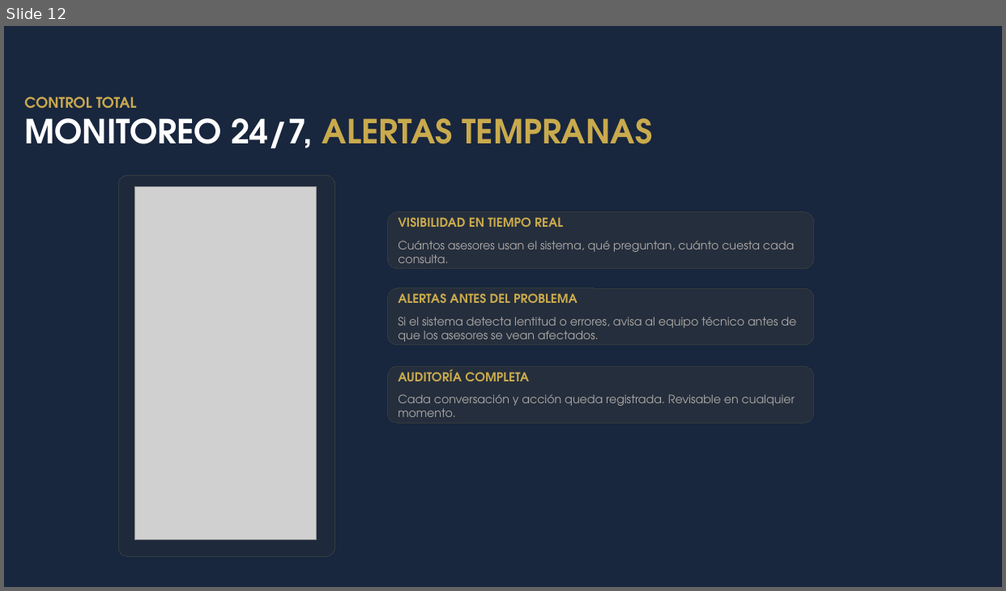
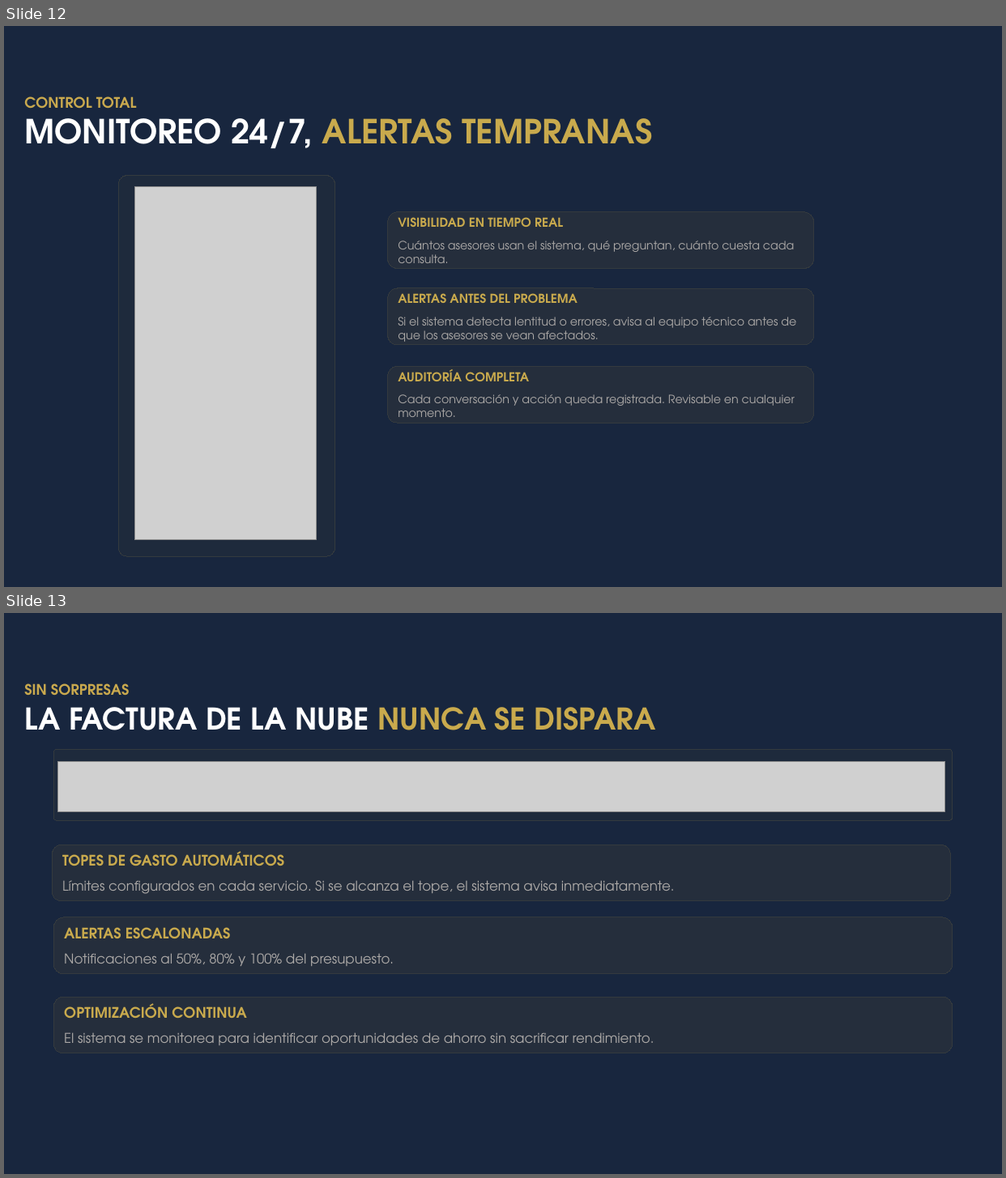
Before and after one commit to johnruedal96/capillas, a slide deck: Presentacion.pptx. Shown one above the other, each under a label of ours: slide 12 before the commit, slides 12 and 13 after it. The pictures are 1006x591 and 1006x1178 pixels, drawn with LibreOffice and Linux fonts; fonts in the diff are those of the drawing; grey boxes stand for pictures. Boxes give left, top, right and bottom in pixels: in the first picture for what was removed or moved away, otherwise in the second. Text is boxed around its words. In the diff, an @@ line names an element or a change of style, - is before the commit and + after.

```diff
--- a/Presentacion.pptx
+++ b/Presentacion.pptx
@@ slide 13 added at (4,613,1002,1174), background #18263E @@
@@ text added at (24,683,130,695), 14 pt, text #C9A94E, bold @@
+SIN SORPRESAS
@@ title added at (24,707,655,730), 28.8 pt, text gradient #FFFFFF to #A6A6A6, bold @@
+LA FACTURA DE LA NUBE NUNCA SE DISPARA
@@ rounded rectangle added at (54,749,953,820), fill #252E3C at 50% opacity, outline #343A3E 0.75 pt @@
@@ picture added at (58,761,946,811) @@
@@ rounded rectangle added at (52,845,950,901), fill #252E3C, outline #343A3E 0.75 pt, 13 pt, text #ACA9A7 @@
+TOPES DE GASTO AUTOMÁTICOS
+Límites configurados en cada servicio. Si se alcanza el tope, el sistema avisa inmediatamente.
@@ rounded rectangle added at (54,918,953,973), fill #252E3C, outline #343A3E 0.75 pt, 13 pt, text #ACA9A7 @@
+ALERTAS ESCALONADAS
+Notificaciones al 50%, 80% y 100% del presupuesto.
@@ rounded rectangle added at (54,997,953,1053), fill #252E3C, outline #343A3E 0.75 pt, 13 pt, text #ACA9A7 @@
+OPTIMIZACIÓN CONTINUA
+El sistema se monitorea para identificar oportunidades de ahorro sin sacrificar rendimiento.
```
Also in this commit, not shown: 1 other slide added, 3 other files.
